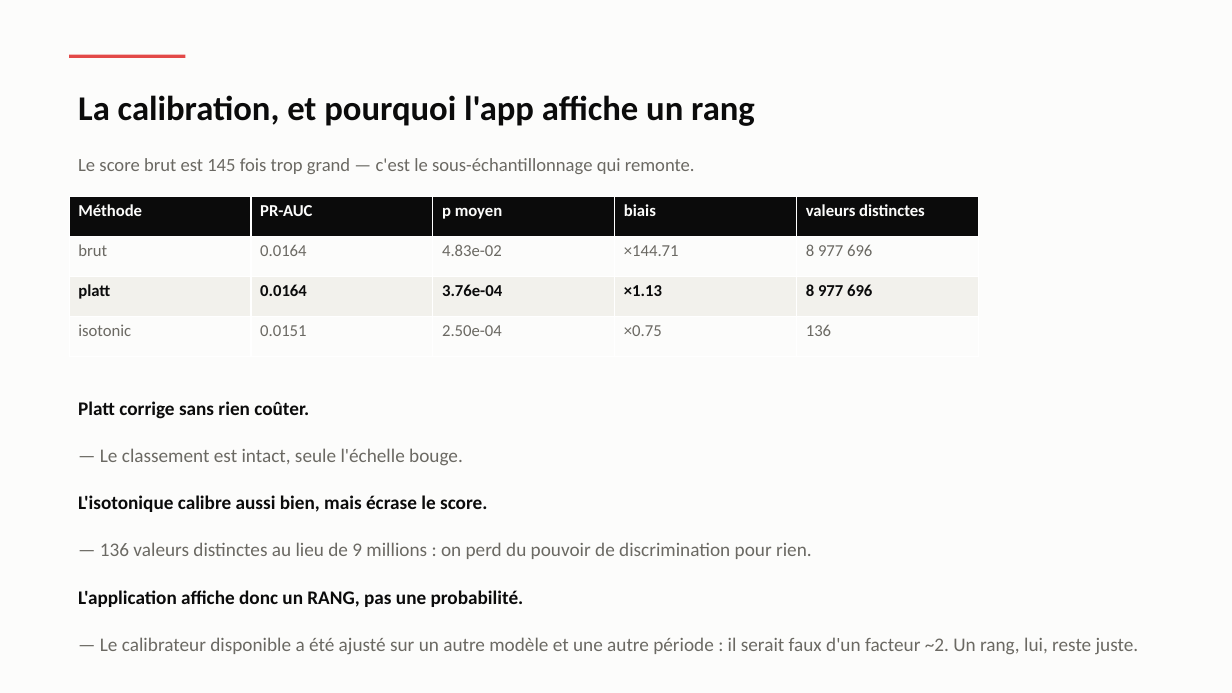
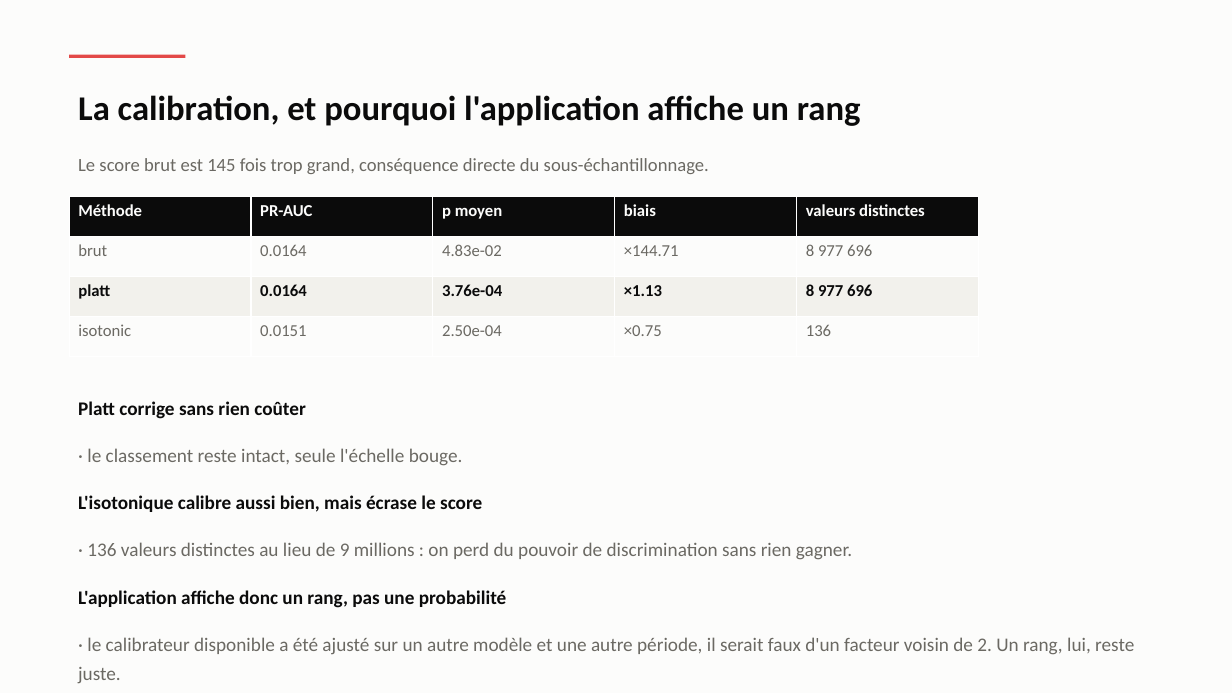
Before and after one commit to Hierogifle/terre-vent-feu-eau-data, a slide deck: slide 26 of presentation/soutenance.pptx (slide 19 before the commit). Drawn at 1232x693 pixels with LibreOffice and Linux fonts; fonts in the diff are those of the drawing. Boxes give left, top, right and bottom in pixels: in the first picture for what was removed or moved away, otherwise in the second. Text is boxed around its words. In the diff, an @@ line names an element or a change of style, - is before the commit and + after.

```diff
--- a/presentation/soutenance.pptx
+++ b/presentation/soutenance.pptx
@@ text at (x1=78, y1=95, x2=861, y2=126): text changed @@
-La calibration, et pourquoi l'app affiche un rang
+La calibration, et pourquoi l'application affiche un rang
@@ text at (x1=78, y1=158, x2=709, y2=174): text changed @@
-Le score brut est 145 fois trop grand — c'est le sous-échantillonnage qui remonte.
+Le score brut est 145 fois trop grand, conséquence directe du sous-échantillonnage.
@@ text at (x1=78, y1=401, x2=306, y2=419): text changed @@
-Platt corrige sans rien coûter.
+Platt corrige sans rien coûter
@@ text at (x1=87, y1=448, x2=463, y2=466): text changed @@
-— Le classement est intact, seule l'échelle bouge.
+· le classement reste intact, seule l'échelle bouge.
@@ text at (x1=78, y1=495, x2=482, y2=512): text changed @@
-L'isotonique calibre aussi bien, mais écrase le score.
+L'isotonique calibre aussi bien, mais écrase le score
@@ text at (x1=87, y1=542, x2=852, y2=560): text changed @@
-— 136 valeurs distinctes au lieu de 9 millions : on perd du pouvoir de discrimination pour rien.
+· 136 valeurs distinctes au lieu de 9 millions : on perd du pouvoir de discrimination sans rien gagner.
@@ text at (x1=78, y1=590, x2=507, y2=608): text changed @@
-L'application affiche donc un RANG, pas une probabilité.
+L'application affiche donc un rang, pas une probabilité
@@ text at (x1=78, y1=637, x2=1134, y2=684): text changed @@
-— Le calibrateur disponible a été ajusté sur un autre modèle et une autre période : il serait faux d'un facteur ~2. Un rang, lui, reste juste.
+· le calibrateur disponible a été ajusté sur un autre modèle et une autre période, il serait faux d'un facteur voisin de 2. Un rang, lui, reste juste.
```
Also in this commit, not shown: 25 other slides changed, 11 slides added, 5 slides removed, 4 other files.
